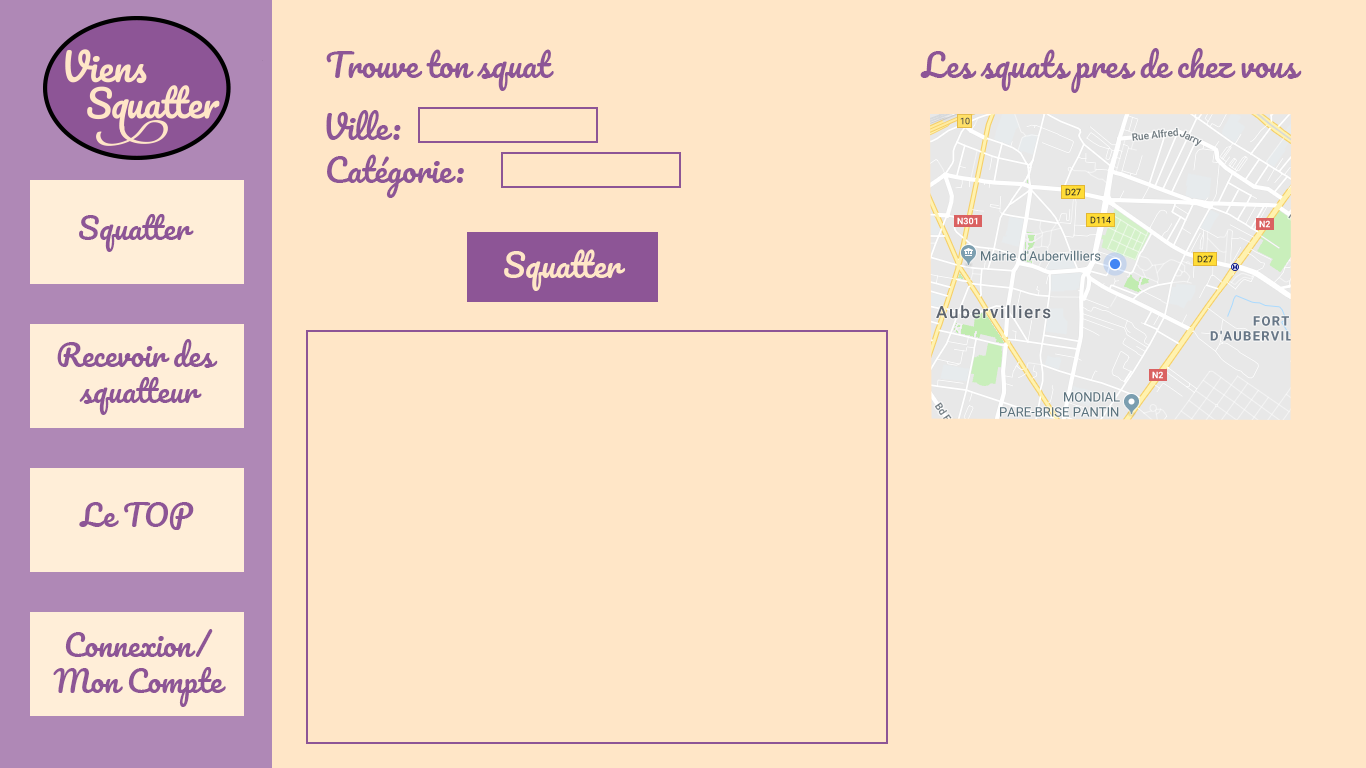
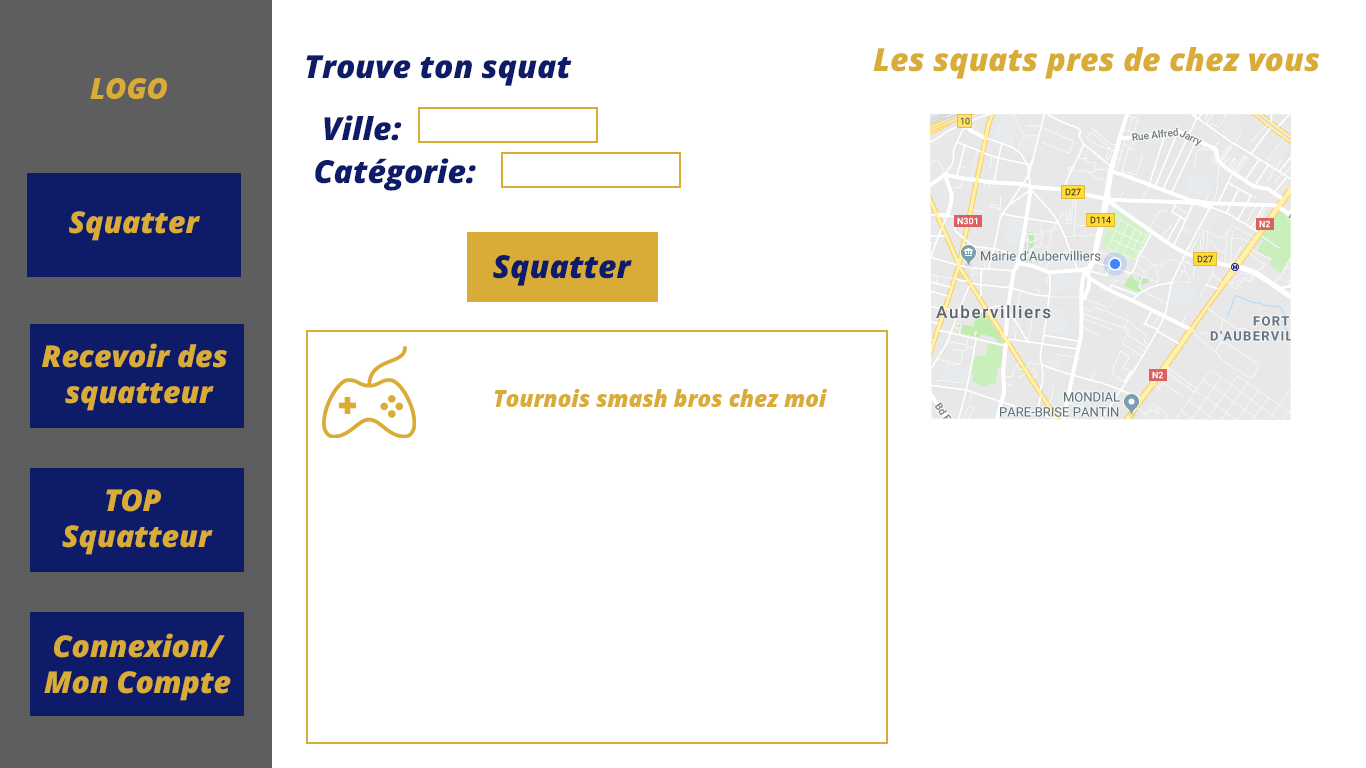
Layer changes from the first (1366, 768) image to the second:
added layer "Tournois smash bros chez moi" above "Rectangle 5" over [494, 389, 827, 407]
painted on "Rectangle 5" over [306, 330, 888, 744]
painted on "Squatter" (1st of 2) over [493, 249, 632, 291]
painted on "Rectangle 4", masked it over [467, 232, 658, 302]
painted on "Connexion/ Mon Compte" over [44, 629, 231, 707]
removed layer "logo_viens_squatter_violet_beige_noir" over [43, 16, 263, 160]
renamed "Le TOP" to "TOP Squatteur", painted on it over [62, 489, 213, 555]
painted on "De" over [42, 339, 227, 415]
painted on "Rectangle 3" (1st of 2) over [501, 152, 681, 188]
painted on "Rectangle 3" (2nd of 2) over [418, 107, 598, 143]
painted on "Catégorie:" over [315, 154, 476, 198]
painted on "Ville:" over [324, 110, 402, 141]
painted on "Trouve ton squat" over [306, 49, 572, 91]
painted on "Les squats pres de chez vous" over [873, 47, 1320, 93]
painted on "Squatter" (2nd of 2) over [69, 211, 200, 252]
added layer "LOGO" above "manette" over [90, 78, 167, 99]
added layer "manette" above "recherche" over [322, 346, 416, 438]
painted on "recherche", masked it over [27, 173, 244, 284]
painted on "Rectangle 2 copie 4", masked it over [30, 612, 244, 716]
painted on "Rectangle 2 copie 3", masked it over [30, 468, 244, 572]
painted on "Rectangle 2 copie 2", masked it over [30, 324, 244, 428]
painted on "Rectangle 1" over [0, 0, 272, 768]
painted on "Calque 2" over [0, 0, 1366, 768]
